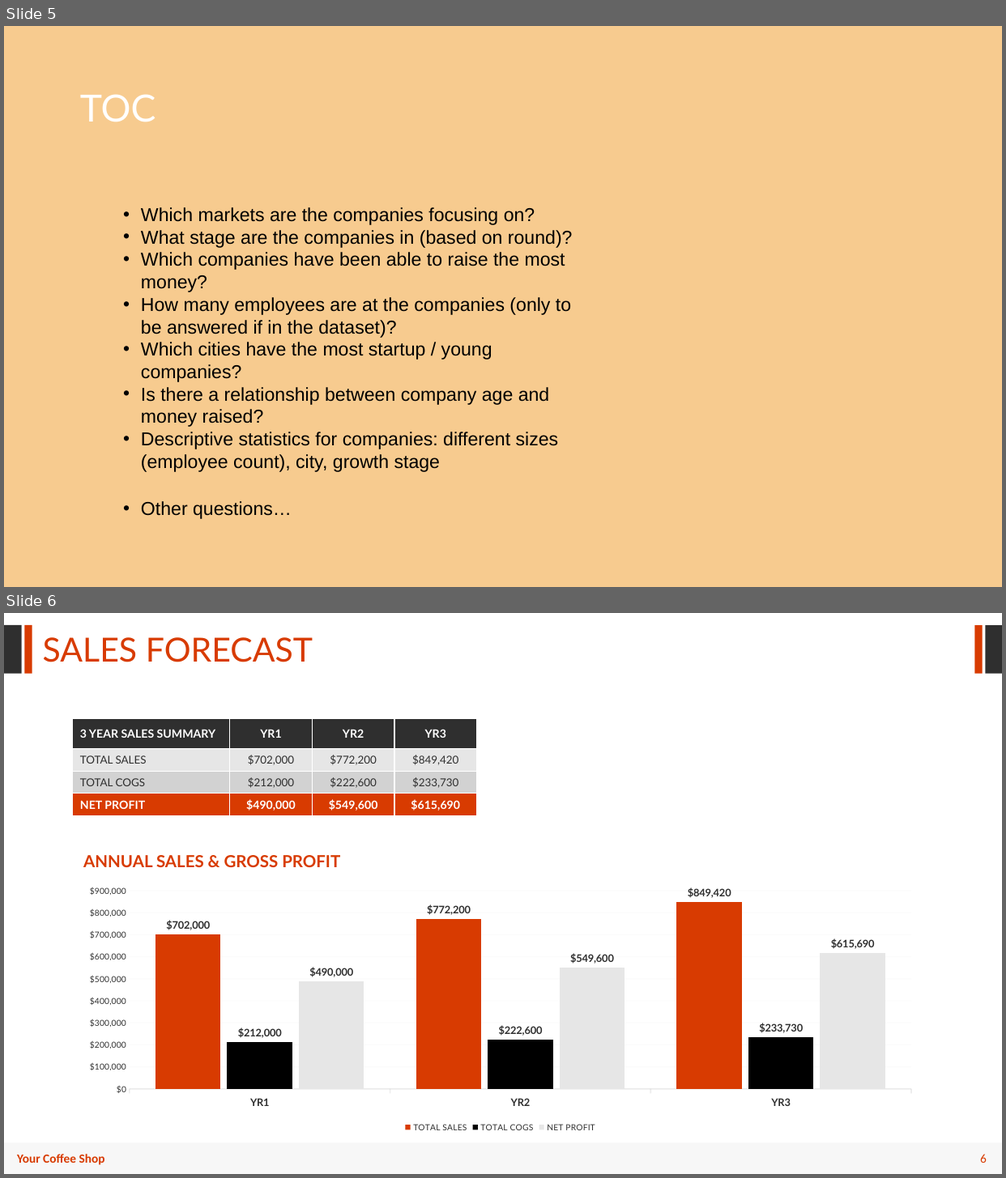
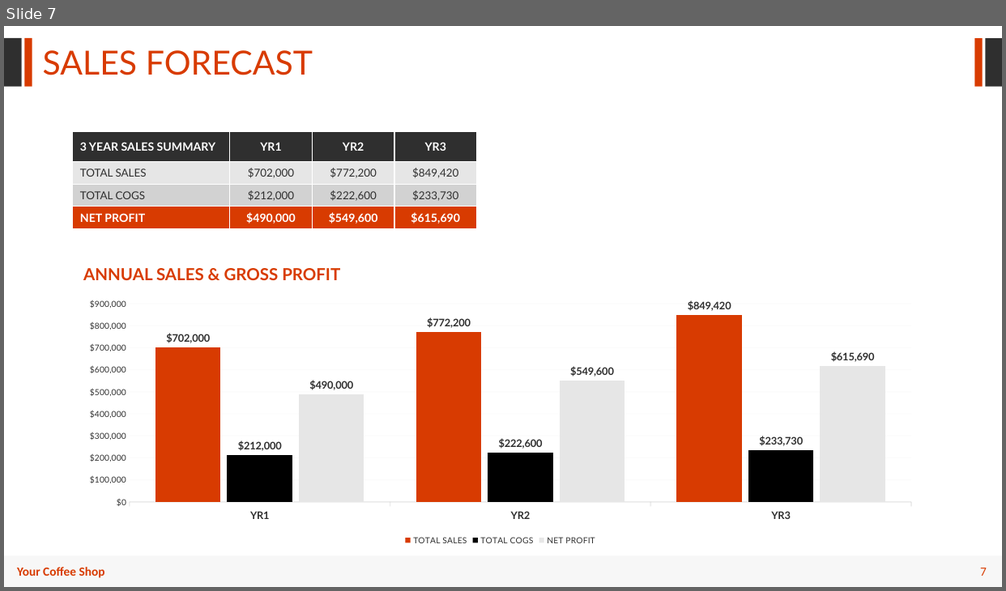
Before and after one commit to CharlesPBiggar/Data-Analytics-Project-1, a slide deck: GiterDun Presentation.pptx. Shown one above the other, each under a label of ours: slides 5 and 6 before the commit, slide 7 after it. The pictures are 1006x1178 and 1006x591 pixels, drawn with LibreOffice and Linux fonts; fonts in the diff are those of the drawing; background and template pictures are left out. Boxes give left, top, right and bottom in pixels: in the first picture for what was removed or moved away, otherwise in the second. Text is boxed around its words. In the diff, an @@ line names an element or a change of style, - is before the commit and + after.

```diff
--- a/GiterDun Presentation.pptx
+++ b/GiterDun Presentation.pptx
@@ slide 5 removed at bbox=[4, 26, 1002, 587], background picture (left out) @@
@@ title removed at bbox=[80, 94, 156, 122] @@
-TOC
@@ text removed at bbox=[141, 207, 573, 519] @@
-• Which markets are the companies focusing on?
-• What stage are the companies in (based on round)?
-• Which companies have been able to raise the most money?
-• How many employees are at the companies (only to be answered if in the dataset)?
-• Which cities have the most startup / young companies?
-• Is there a relationship between company age and money raised?
-• Descriptive statistics for companies: different sizes (employee count), city, growth stage
-• Other questions…
@@ what was slide 6 is now slide 7 @@
@@ page number at bbox=[980, 568, 987, 576]: text changed @@
-6
+7
```
Also in this commit, not shown: 2 slides changed, 2 slides added.
